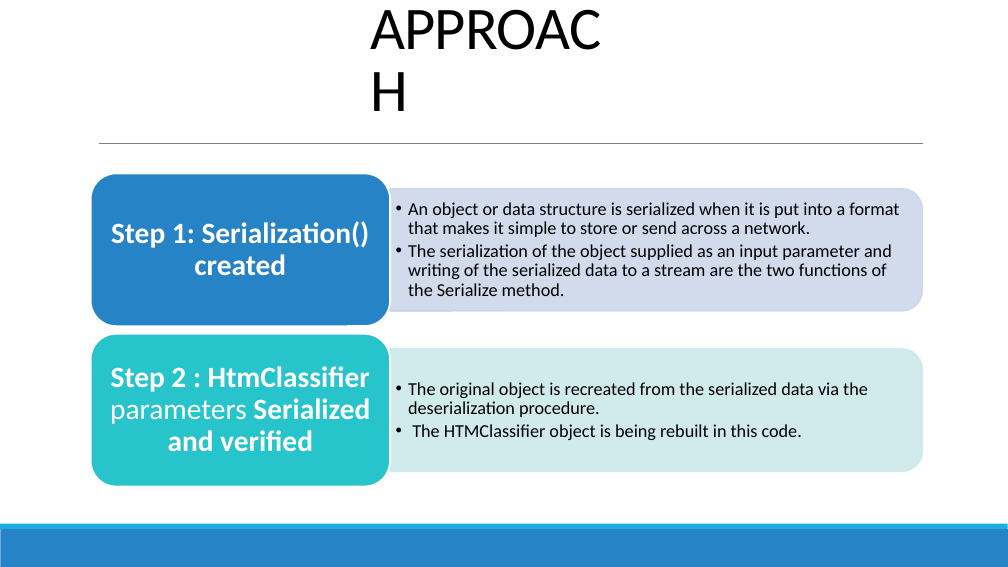
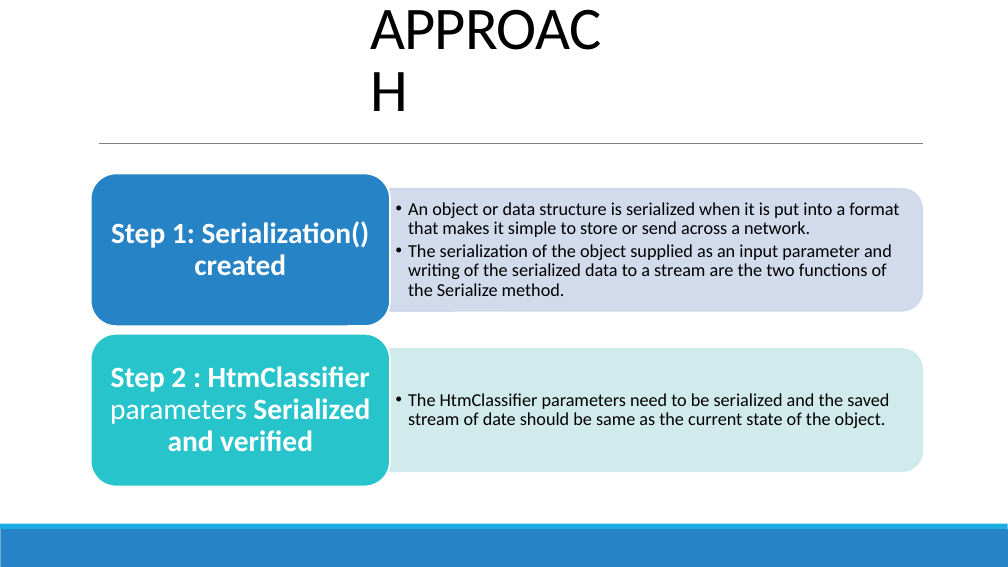
Before and after one commit to antonyaneeta/neocortexapi, a slide deck: slide 6 of Documentation/Presentation-HTMClassifier Serialization.pptx. Drawn at 1008x567 pixels with LibreOffice and Linux fonts; fonts in the diff are those of the drawing. Boxes give left, top, right and bottom in pixels: in the first picture for what was removed or moved away, otherwise in the second. Text is boxed around its words. In the diff, an @@ line names an element or a change of style, - is before the commit and + after.

```diff
--- a/Documentation/Presentation-HTMClassifier Serialization.pptx
+++ b/Documentation/Presentation-HTMClassifier Serialization.pptx
@@ text at [408, 393, 889, 428]: text changed @@
-  • The original object is recreated from the serialized data via the deserialization procedure.
-  • The HTMClassifier object is being rebuilt in this code.
+  • The HtmClassifier parameters need to be serialized and the saved stream of date should be same as the current state of the object.
```
Also in this commit, not shown: 5 other slides changed, 4 slides added, 2 slides removed.
